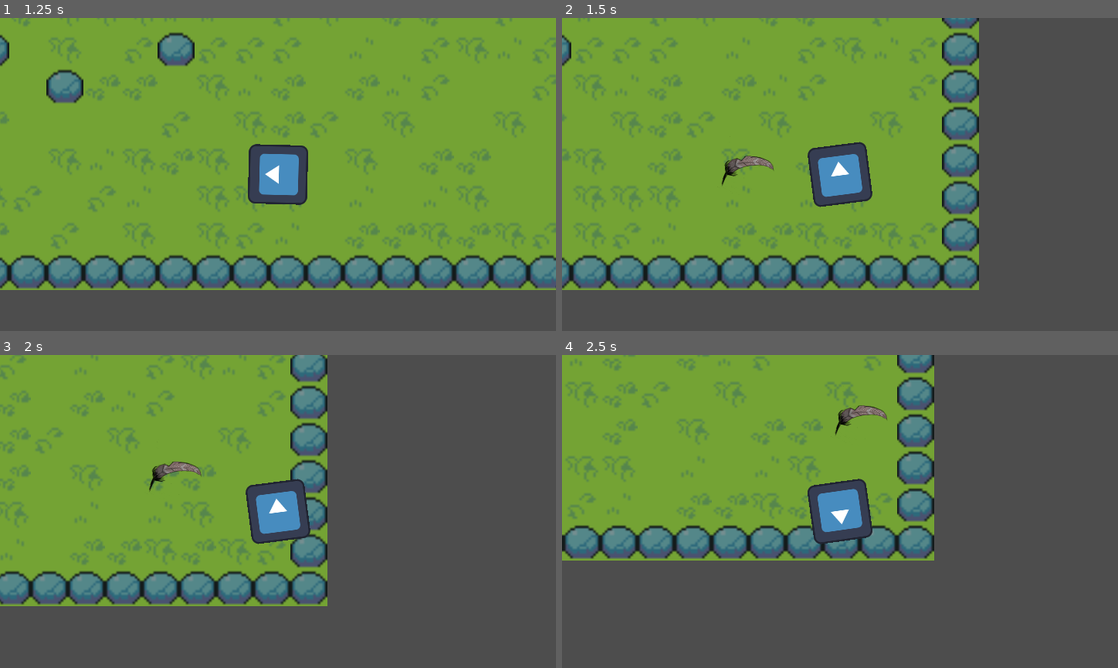
Above: before the commit, frames 1-4 (two rows, left to right).
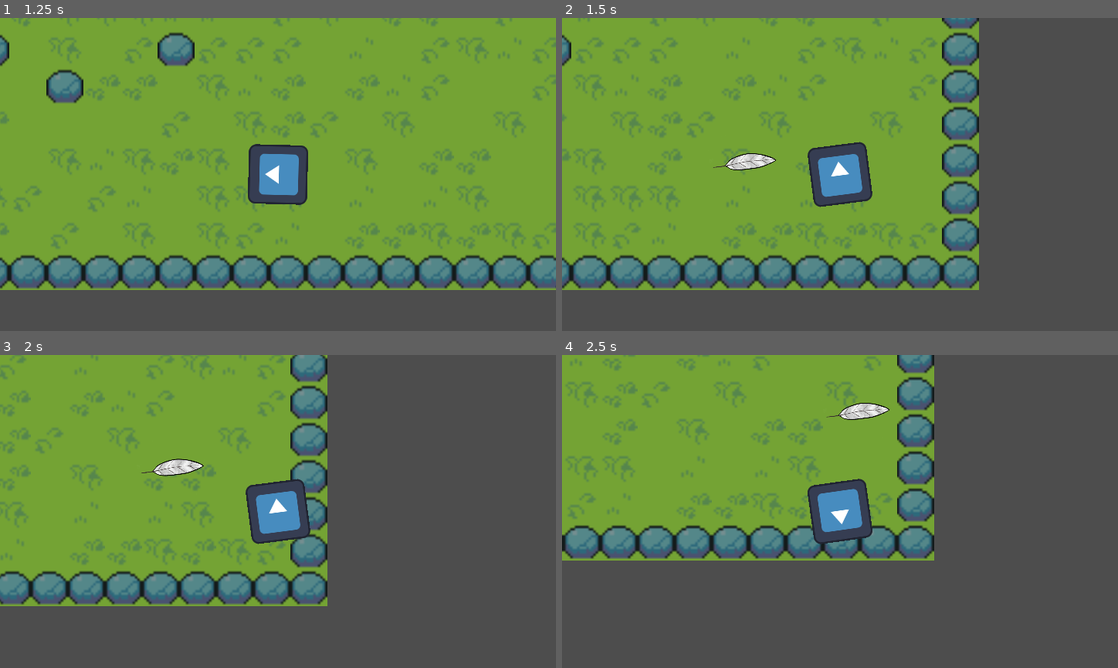
Above: after the commit, the same moments.

Repository: TBfl1pzn/Laughocalypse
Game: Godot game, scene res://main_menu.tscn
The game is run twice, just before and just after one commit, with the same random seed, the same clock (stepped at 60 frames per second) and the same inputs. The project has no main scene, so this scene is started directly. The engine's default icon, where the game draws it, is replaced by a stand-in: a white triangle on a blue panel in a dark square.
Inputs (mouse positions are in pixels of both pictures, inside the frame that each line leads up to):
- Up to frame 1 (1.25 s): click "Play" at 0.5 s
- Up to frame 2 (1.5 s): tap Enter at 1.25 s; move the mouse to (962, 158) at 1.27 s; hold D (move_right) from 1.28 s (still down); hold Space (shoot) from 1.28 s (still down)
- Up to frame 3 (2 s): keep holding D (move_right); keep holding Space (shoot)
- Up to frame 4 (2.5 s): move the mouse to (728, 527) at 2.02 s; release D (move_right) at 2.03 s; release Space (shoot) at 2.03 s; hold Down (move_down) from 2.03 s (still down); tap Space (shoot) at 2.1 s

Frame 1 is identical in both runs. In frame 2, 0.4% of the frame differs, in the area x 27-39%, y 43-54%; in frame 3, 0.4%; in frame 4, 0.4%.

Commit message:
New Feather design

Diff:
--- a/Laughocalypse/scenes/flying_feather.tscn
+++ b/Laughocalypse/scenes/flying_feather.tscn
@@ -1,7 +1,7 @@
 [gd_scene load_steps=4 format=3 uid="uid://g0mvhi4dwno"]
 
 [ext_resource type="Script" path="res://scenes/flying_feather.gd" id="1_3thgn"]
-[ext_resource type="Texture2D" uid="uid://16uagkslnqor" path="res://assets/art/feather_test.png" id="2_e0xjl"]
+[ext_resource type="Texture2D" uid="uid://ded88ie0jm0gs" path="res://assets/art/feather_projectile.png" id="2_bdxxr"]
 
 [sub_resource type="CapsuleShape2D" id="CapsuleShape2D_c7d22"]
 height = 28.0
@@ -16,7 +16,7 @@
 [node name="Feather" type="Sprite2D" parent="."]
 rotation = 1.5708
 scale = Vector2(0.1, 0.1)
-texture = ExtResource("2_e0xjl")
+texture = ExtResource("2_bdxxr")
 
 [node name="Timer" type="Timer" parent="."]
 wait_time = 2.0
Binary file added: Laughocalypse/assets/art/feather_projectile.png
Not shown, changed: Laughocalypse/assets/art/feather_projectile.png.import
Binary file removed: Laughocalypse/assets/art/feather_test.png
